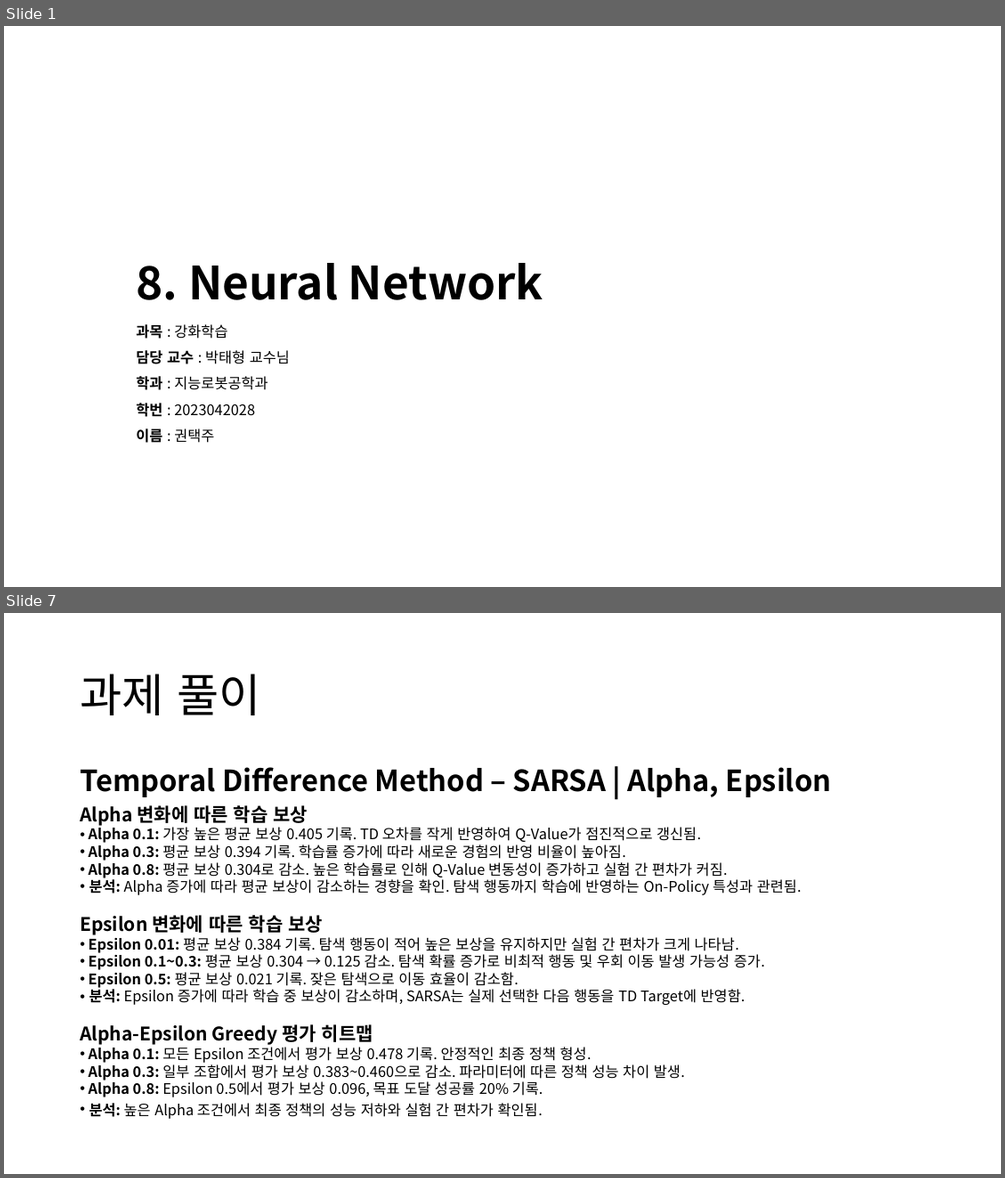
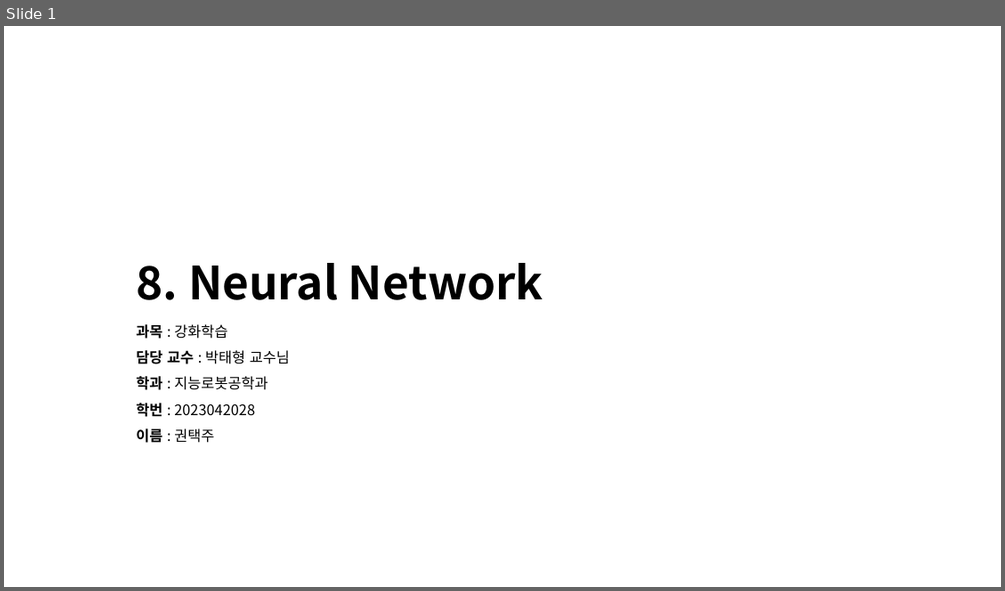
Before and after one commit to KweonTJ/Reinforcement_Learning, a slide deck: 8. Neural Network/8. Neural Network.pptx. Shown one above the other, each under a label of ours: slides 1 and 7 before the commit, slide 1 after it; the slides between them are not shown. The pictures are 1005x1178 and 1005x591 pixels, drawn with LibreOffice and Linux fonts; fonts in the diff are those of the drawing; background and template pictures are left out. Boxes give left, top, right and bottom in pixels: in the first picture for what was removed or moved away, otherwise in the second. Text is boxed around its words. In the diff, an @@ line names an element or a change of style, - is before the commit and + after.

```diff
--- a/8. Neural Network/8. Neural Network.pptx
+++ b/8. Neural Network/8. Neural Network.pptx
@@ slide 7 removed at (x1=4, y1=613, x2=1001, y2=1174), background #FFFFFF @@
@@ title removed at (x1=80, y1=674, x2=260, y2=715) @@
-과제 풀이
@@ text removed at (x1=80, y1=767, x2=832, y2=797) @@
-Temporal Difference Method – SARSA | Alpha, Epsilon
@@ text removed at (x1=80, y1=805, x2=801, y2=1119) @@
-Alpha 변화에 따른 학습 보상
-• Alpha 0.1: 가장 높은 평균 보상 0.405 기록. TD 오차를 작게 반영하여 Q-Value가 점진적으로 갱신됨.
-• Alpha 0.3: 평균 보상 0.394 기록. 학습률 증가에 따라 새로운 경험의 반영 비율이 높아짐.
-• Alpha 0.8: 평균 보상 0.304로 감소. 높은 학습률로 인해 Q-Value 변동성이 증가하고 실험 간 편차가 커짐.
-• 분석: Alpha 증가에 따라 평균 보상이 감소하는 경향을 확인. 탐색 행동까지 학습에 반영하는 On-Policy 특성과 관련됨.
-Epsilon 변화에 따른 학습 보상
-• Epsilon 0.01: 평균 보상 0.384 기록. 탐색 행동이 적어 높은 보상을 유지하지만 실험 간 편차가 크게 나타남.
-• Epsilon 0.1~0.3: 평균 보상 0.304 → 0.125 감소. 탐색 확률 증가로 비최적 행동 및 우회 이동 발생 가능성 증가.
-• Epsilon 0.5: 평균 보상 0.021 기록. 잦은 탐색으로 이동 효율이 감소함.
-• 분석: Epsilon 증가에 따라 학습 중 보상이 감소하며, SARSA는 실제 선택한 다음 행동을 TD Target에 반영함.
-Alpha-Epsilon Greedy 평가 히트맵
-• Alpha 0.1: 모든 Epsilon 조건에서 평가 보상 0.478 기록. 안정적인 최종 정책 형성.
-• Alpha 0.3: 일부 조합에서 평가 보상 0.383~0.460으로 감소. 파라미터에 따른 정책 성능 차이 발생.
-• Alpha 0.8: Epsilon 0.5에서 평가 보상 0.096, 목표 도달 성공률 20% 기록.
-• 분석: 높은 Alpha 조건에서 최종 정책의 성능 저하와 실험 간 편차가 확인됨.
```
Also in this commit, not shown: 4 slides changed, 20 slides added, 6 other slides removed, 3 other files.
